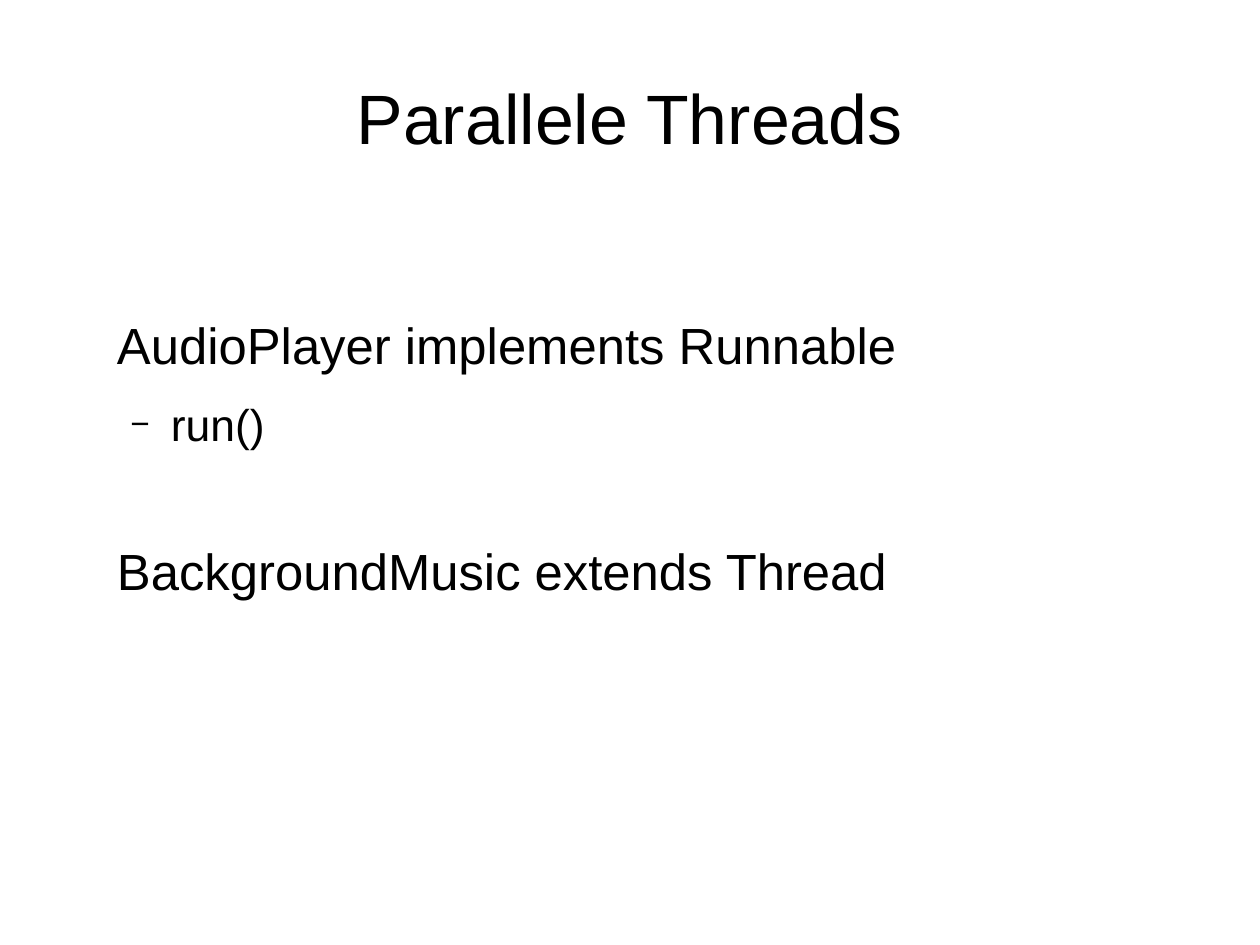
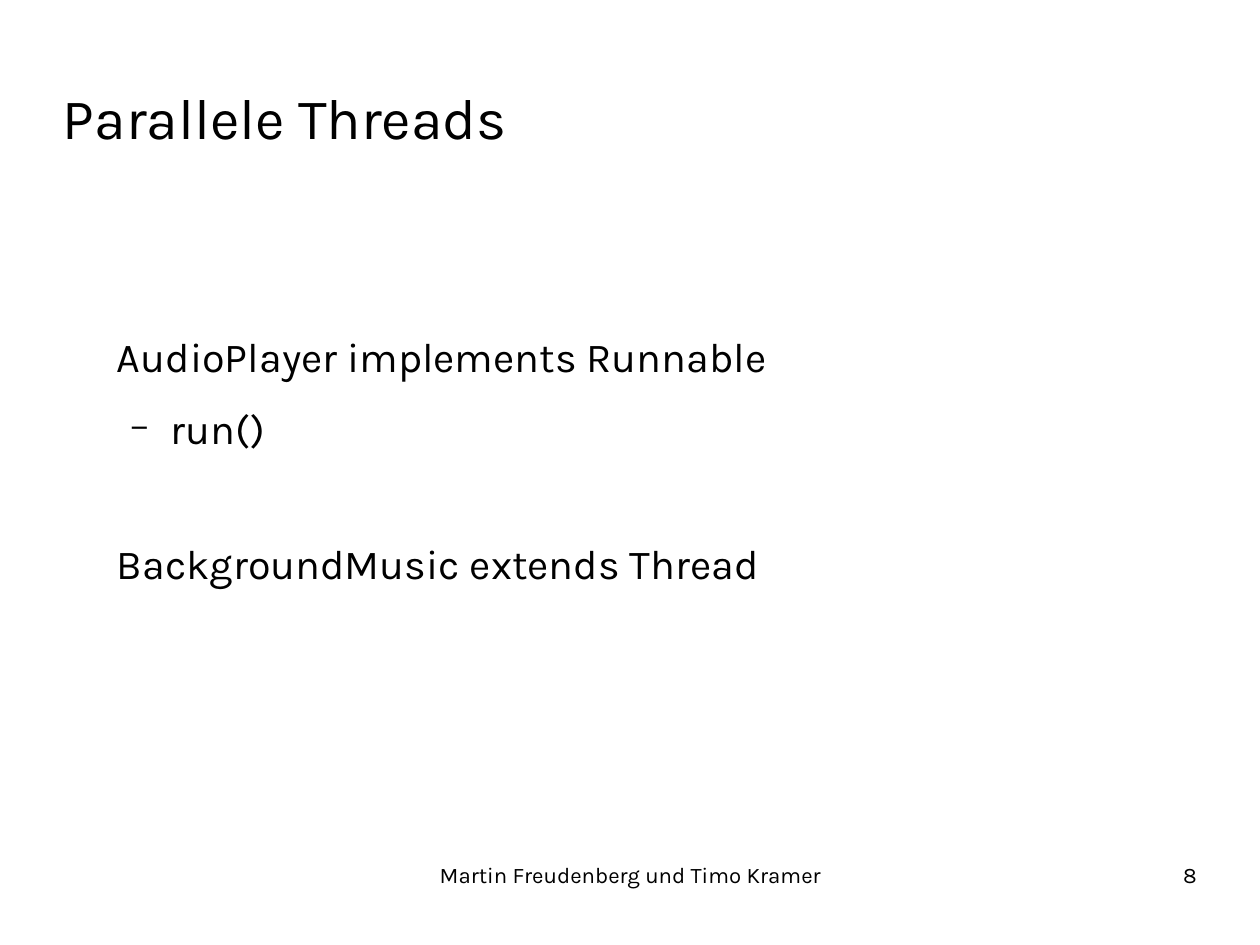
Before and after one commit to TimoKramer/PatFra, a slide deck: slide 8 of Dokumente/Praese.odp. Drawn at 1260x945 pixels with LibreOffice and Linux fonts; fonts in the diff are those of the drawing; background and template pictures are left out. Boxes give left, top, right and bottom in pixels: in the first picture for what was removed or moved away, otherwise in the second. Text is boxed around its words. In the diff, an @@ line names an element or a change of style, - is before the commit and + after.

```diff
--- a/Dokumente/Praese.odp
+++ b/Dokumente/Praese.odp
@@ title "Parallele Threads": place and size @@
-title "Parallele Threads" at bbox=[357, 93, 902, 145]
+title "Parallele Threads" at bbox=[63, 100, 506, 140]
@@ title "Parallele Threads" at bbox=[63, 100, 506, 140]: size 44 to 36 pt, font Arial to Karla; alignment centre to left @@
@@ text "AudioPlayer implements Runnable" at bbox=[117, 343, 767, 589]: size 32 to 26 pt, font Arial to Karla; size 28 to 26 pt in "run()" @@
@@ text added at bbox=[440, 867, 821, 889], 14 pt, text #000000 @@
+Martin Freudenberg und Timo Kramer
@@ page number added at bbox=[1183, 869, 1197, 884], 14 pt, text #000000 @@
+8
```
Also in this commit, not shown: 7 other slides changed.
